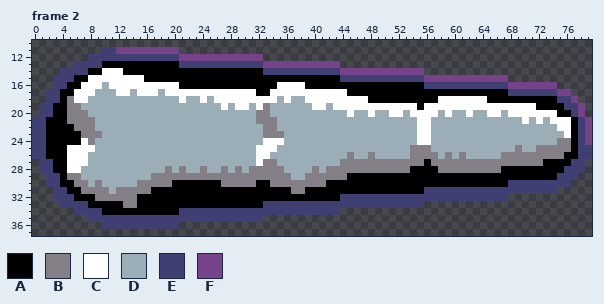
Pixel-art file, stored at art/characters/flipper.aseprite. Above: the version before the commit.
80x58 pixels, 2 frames. Shown: frame 2: x 0..79, y 10..37.
Palette (. is transparent): A #000000  B #847e87  C #ffffff  D #9badb7  E #3f3f74  F #76428a
Pixels before, frame 2, first column x 0:
11 ..........EEFFFFFFFFF...........................................................
12 ........EEEEEEEEEEEEEFFFFFFFFFFFF...............................................
13 ......EEEEAAAAAAAAAAAEEEEEEEEEEEEFFFFFFFFFFF....................................
14 ....EEEEAACCCAAAAAAAAAAAAAAAAAAAAEEEEEEEEEEEFFFFFFFFFFFF........................
15 ...EEEAACCCCCCCCAAAAAAAAAAAAAAAAAAAAAAAAAAAAEEEEEEEEEEEEFFFFFFFFFFFF............
16 ...EEAACCCDCCCCCCCCCCAAAAAAAAAAAAAACCCCAAAAAAAAAAAAAAAAAEEEEEEEEEEEEFFFFFFF.....
17 ..EEAACCCDDDCCDCCCDCCCCCCCCCCCCCAACCCCCCCCCCCAAAAAAAAAAAAAAAAAAAAAAAEEEEEEEFF...
18 ..EEABCCDDDDDDDDDDDDDCDDCDCCCCCCCCCDCDDCCCCCCCCCAAAAAAAAAACCCCCCCAAAAAAAAAAEEF..
19 .EEAABBDDDDDDDDDDDDDDDDDDDDCDCCDCBDDDDDDCCDCCCCCCCCCCCCACCCCCCCCCCCCCCCCAAAAEEF.
20 .EEAABBBDDDDDDDDDDDDDDDDDDDDDDDDBBDDDDDDDDDDDCDDCDDCCDCCCCDCDDCDDCCDCCCCCCCAAEF.
21 EEAAABBBBDDDDDDDDDDDDDDDDDDDDDDDBBBDDDDDDDDDDDDDDDDDDDDCCDDDDDDDDDDDDDCDCDCCCAEF
22 EEAAAABBBDDDDDDDDDDDDDDDDDDDDDDDDBBDDDDDDDDDDDDDDDDDDDDCCDDDDDDDDDDDDDDDDDDCCAEF
23 EEAAAAABBBDDDDDDDDDDDDDDDDDDDDDDDBBBDDDDDDDDDDDDDDDDDDDCCDDDDDDDDDDDDDDDDDDDCAEF
24 EEAAAAACBDDDDDDDDDDDDDDDDDDDDDDDDCCCDDDDDDDDDDDDDDDDDDDCCDDDDDDDDDDDDDDDDDDBBAEF
25 EEAAACCCCDDDDDDDDDDDDDDDDDDDDDDDCCCDDDDDDDDDDDDDDDDDDDBBBDDDDDDDDDDDDBDDBBBBBAEE
26 EEAAACCCDDDDDDDDDDDDDDDDDDDDDDDDCCDDDDDDDDDDDBDDBDDDDDBBBBDBDBDDDDDBBBBBBBBBAAEE
27 .EEAACCCDDDDDDDDDDDDDDDDDDDDDDDDCBBDDDDDDDDDBBBBBBBBBBBBABBBBBBBBBBBBBBBBAAAAEE.
28 .EEAACCDDDDDDDDDDDDBDBDDBDDBDBDBBBBBDDDDBDBBBBBBBBBBBBAAAABBBBBBBBBAAAAAAAAAEEE.
29 ..EEABBDDDDDDDDDDBBBBBBBBBBBBBBBBBBBBDDBBBBBBAAAAAAAAAAAAAAAAAAAAAAAAAAAAAAEEE..
30 ..EEAABBDBDDDDDBBBBBAAAAAAABBBBBAABBBBBBBBAAAAAAAAAAAAAAAAAAAAAAAAAAEEEEEEEEE...
31 ...EEAABBBBDBBBBBAAAAAAAAAAAAAAAAAAAABBAAAAAAAAAAAAAAAAAEEEEEEEEEEEEEEEEEEE.....
32 ...EEEAAABBBBBBAAAAAAAAAAAAAAAAAAAAAAAAAAAAAEEEEEEEEEEEEEEEEEEEEEEEE............
33 ....EEEEAAAAABBAAAAAAAAAAAAAAAAAAEEEEEEEEEEEEEEEEEEEEEEE........................
34 ......EEEEAAAAAAAAAAAEEEEEEEEEEEEEEEEEEEEEEE....................................
35 ........EEEEEEEEEEEEEEEEEEEEEEEEE...............................................
36 ..........EEEEEEEEEEE...........................................................
The result:
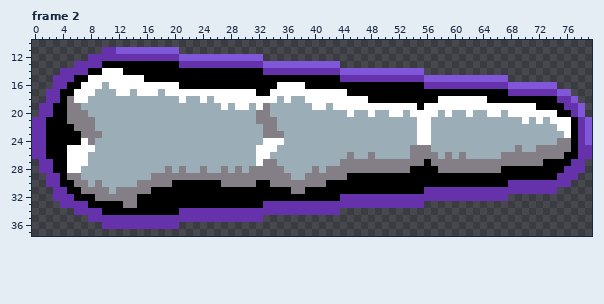
Edits made:
Colour E changes from #3f3f74 to #6532ac.
Colour F changes from #76428a to #8157d9.
Pixel boxes of the changes (left, top, right, bottom) in both pictures:
changed: (32, 47, 592, 229)
